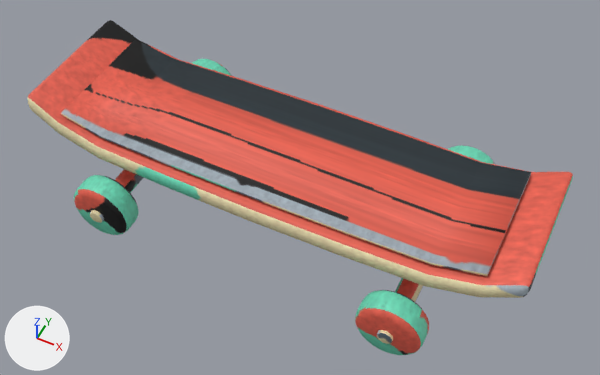
The glTF model assets/models/skateboard.glb, before and after one commit.
Both versions are drawn from a 50 mm camera at (2.52, -4.79, 6.39) aimed at (0.14, -0.04, 0.46). Lighting does not change. The marker at lower left points along +X, +Y and +Z. The older version comes first. Where no turn or scale is listed for an object, it has been applied to the vertices. Vertices at exactly the same position are counted once.

Script lines for the objects in view, before the commit:
```python
me_skateboard_deck = bpy.data.meshes.new('skateboard_deck')
me_skateboard_deck.from_pydata(...)  # 3564 vertices, 7056 faces; spans x -2.45..2.45, y -1.14..1.14, z -0.01..1.08
me_skateboard_deck.materials.append(mat_skateboard_baked_albedo)  # picture img_skateboard
ob_skateboard_textured_mesh = bpy.data.objects.new('skateboard_textured_mesh', me_skateboard_deck)
ob_skateboard_textured_mesh.location = (0.0, 0.0, 0.01)
```
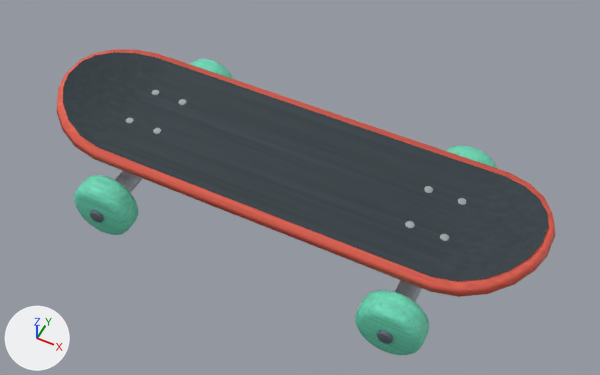
Scene script edits in JSON lines:
```json
{"block": "me_skateboard_deck", "where": "# used by ob_skateboard_textured_mesh; location = (0.0, 0.0, 0.01)"}
{"op": "remove", "block": "me_skateboard_deck", "code": "me_skateboard_deck.from_pydata(...)  # 3564 vertices, 7056 faces; spans x -2.45..2.45, y -1.14..1.14, z -0.01..1.08"}
{"op": "add", "block": "me_skateboard_deck", "code": "me_skateboard_deck.from_pydata(...)  # 4241 vertices, 8332 faces; spans x -2.48..2.48, y -1.14..1.14, z -0.01..0.94"}
{"block": "me_skateboard_deck", "change": "me_skateboard_deck part 1: a new loose piece, a UV sphere (12 segments, 8 rings, poles along z) spanning x 1.267..1.353, y -0.273..-0.187, z 0.72..0.744, in mat_skateboard_baked_albedo (picture img_skateboard)"}
{"block": "me_skateboard_deck", "change": "me_skateboard_deck part 2: a new loose piece, a UV sphere (12 segments, 8 rings, poles along z) spanning x 1.267..1.353, y 0.187..0.273, z 0.72..0.744, in mat_skateboard_baked_albedo (picture img_skateboard)"}
{"block": "me_skateboard_deck", "change": "me_skateboard_deck part 3: a new loose piece, a UV sphere (12 segments, 8 rings, poles along z) spanning x 1.587..1.673, y -0.273..-0.187, z 0.72..0.744, in mat_skateboard_baked_albedo (picture img_skateboard)"}
{"block": "me_skateboard_deck", "change": "me_skateboard_deck part 4: a new loose piece, a UV sphere (12 segments, 8 rings, poles along z) spanning x 1.587..1.673, y 0.187..0.273, z 0.72..0.744, in mat_skateboard_baked_albedo (picture img_skateboard)"}
{"block": "me_skateboard_deck", "change": "me_skateboard_deck part 5: the loose piece of 208 vertices spanning x -2.45..2.45, y -0.78..0.78, z 0.63..1.08 is rebuilt with 102 vertices and now spans x -2.48..2.48, y -0.75..0.75, z 0.62..0.94"}
{"block": "me_skateboard_deck", "change": "me_skateboard_deck part 6: the loose piece of 28 vertices spanning x -2.11..2.11, y -0.66..0.66, z 0.84..0.97 is rebuilt with 51 vertices and now spans x -2.4..2.4, y -0.68..0.68, z 0.73..0.94"}
{"block": "me_skateboard_deck", "change": "me_skateboard_deck part 7: 6592 kept faces spanning x -1.79..1.79, y -1.14..1.14, z -0.01..0.62 get new texture (UV) coordinates"}
{"block": "me_skateboard_deck", "change": "other edits to the shape of me_skateboard_deck do not show in these pictures"}
```

Boxes (x1, y1, x2, y2) around the edits, measured in the pictures (600 x 375 px):
```json
{"object": "skateboard_textured_mesh", "change": "reshaped", "before": [27, 20, 573, 355], "after": [57, 49, 555, 355], "on screen": "9% narrower, 9% shorter"}
{"part": 1, "of": "me_skateboard_deck", "change": "added", "after": [405, 221, 415, 228]}
{"part": 2, "of": "me_skateboard_deck", "change": "added", "after": [424, 186, 433, 193]}
{"part": 3, "of": "me_skateboard_deck", "change": "added", "after": [440, 234, 449, 241]}
{"part": 4, "of": "me_skateboard_deck", "change": "added", "after": [458, 198, 467, 205]}
{"part": 5, "of": "me_skateboard_deck", "change": "rebuilt", "before": [27, 20, 573, 298], "after": [57, 49, 555, 297], "on screen": "9% narrower, 11% shorter"}
{"part": 6, "of": "me_skateboard_deck", "change": "rebuilt", "before": [61, 40, 531, 276], "after": [63, 52, 549, 281]}
{"part": 7, "of": "me_skateboard_deck", "change": "surface changed", "before": [74, 59, 495, 355], "after": [74, 59, 495, 355]}
```
